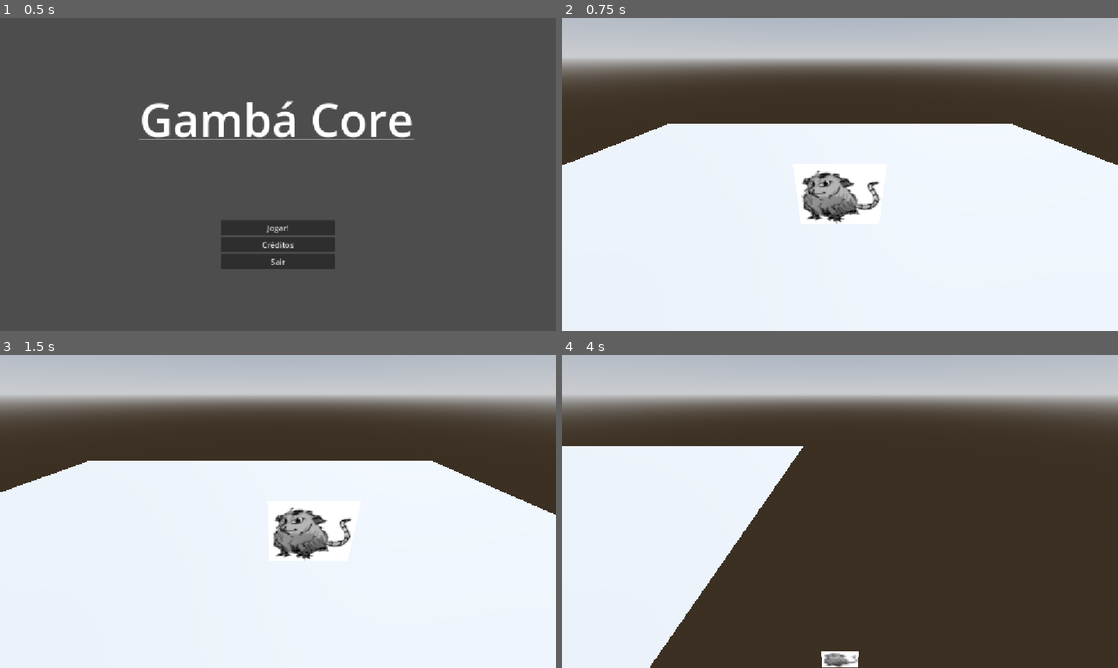
Above: before the commit, frames 1-4 (two rows, left to right).
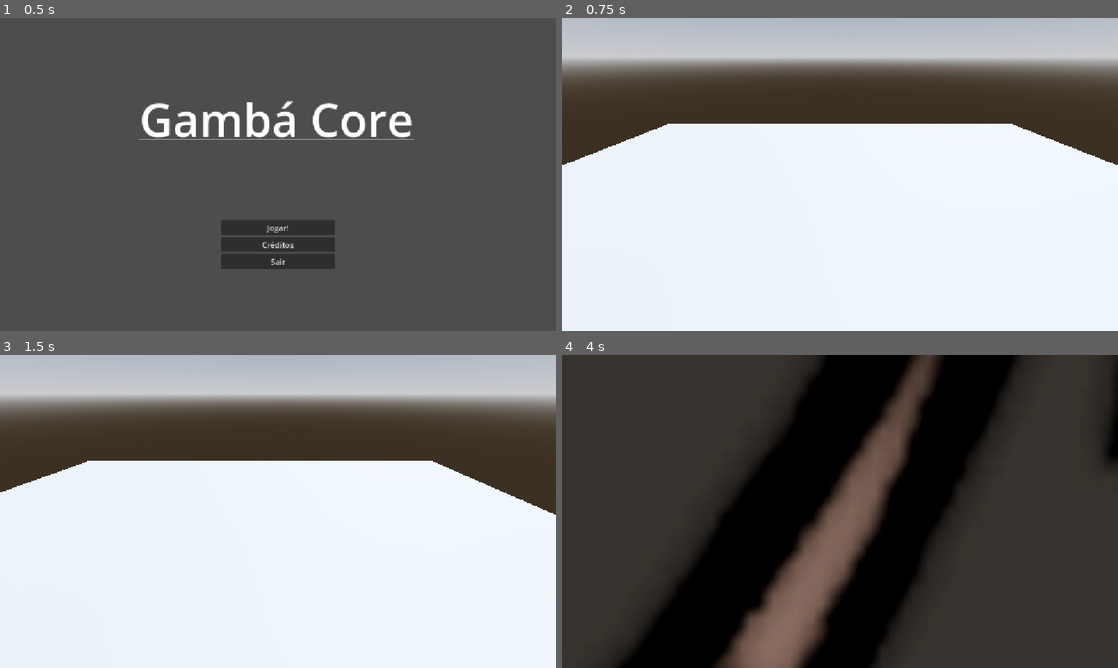
Above: after the commit, the same moments.

Repository: sam-cavalheiro/felpojam-2026
Game: Godot game, scene res://Nodes/Scenes/title_menu_scene.tscn
Same seed, same stepped clock (60 frames per second), same inputs: the game is played once before the commit and once after it.
Inputs:
- Up to frame 1 (0.5 s): no input
- Up to frame 2 (0.75 s): click "Jogar!" at 0.5 s
- Up to frame 3 (1.5 s): tap Enter (ui_accept) at 1.25 s; hold Right (move_right) from 1.28 s (still down)
- Up to frame 4 (4 s): tap Enter (ui_accept) at 1.52, 2.27, 3.77 s; release Right (move_right) at 2.03 s; hold Down (move_down) 2.03-2.78 s; hold Right (move_right) 2.78-3.53 s; hold Up (move_up) from 3.53 s (still down)

Frame 1 is identical in both runs. In frame 2, 1.4% of the frame differs, in the area x 43-58%, y 48-66%; in frame 3, 1.4%; in frame 4, 69%, in the area x 0-100%, y 0-100%.

Commit message:
Adiciona e implementa animação idle e run do gambá

Diff:
--- a/Nodes/player.tscn
+++ b/Nodes/player.tscn
@@ -1,20 +1,22 @@
 [gd_scene format=3 uid="uid://bd8ef6jr5wmvs"]
 
-[ext_resource type="Texture2D" uid="uid://6r654wdcwqk" path="res://Images/gamba_placeholder.jpg" id="1_aoxlc"]
 [ext_resource type="Script" uid="uid://c1ukagcm7l4vb" path="res://Scripts/player.gd" id="1_qlfej"]
+[ext_resource type="SpriteFrames" uid="uid://bp1bgtx56v04v" path="res://SpriteFrames/gamba_sprite_frames.tres" id="3_pie2b"]
 
-[sub_resource type="CapsuleShape3D" id="CapsuleShape3D_aoxlc"]
-radius = 0.24304199
-height = 0.48608398
+[sub_resource type="SphereShape3D" id="SphereShape3D_pie2b"]
+radius = 3.5771585
 
 [node name="Player" type="CharacterBody3D" unique_id=1625356180]
+transform = Transform3D(0.111, 0, 0, 0, 0.111, 0, 0, 0, 0.111, 0, 0, 0)
 script = ExtResource("1_qlfej")
 speed = 2.5
 
-[node name="Sprite3D" type="Sprite3D" parent="." unique_id=1658264212]
-transform = Transform3D(0.11097625, 0, 0, 0, 0.11097625, 0, 0, 0, 0.11097625, 0, 0, 0)
-texture = ExtResource("1_aoxlc")
+[node name="CollisionShape3D" type="CollisionShape3D" parent="." unique_id=1633106118]
+transform = Transform3D(1, 0, 0, 0, 1, 0, 0, 0, 1, 0, 0.48934954, 0)
+shape = SubResource("SphereShape3D_pie2b")
 
-[node name="CollisionShape3D" type="CollisionShape3D" parent="." unique_id=1633106118]
-transform = Transform3D(1, 0, 0, 0, 1, 0, 0, 0, 1, 0, -0.024923027, 0)
-shape = SubResource("CapsuleShape3D_aoxlc")
+[node name="AnimatedSprite3D" type="AnimatedSprite3D" parent="." unique_id=1860530507]
+billboard = 1
+sprite_frames = ExtResource("3_pie2b")
+animation = &"idle"
+autoplay = "idle"
--- a/Scripts/player.gd
+++ b/Scripts/player.gd
@@ -3,6 +3,8 @@
 
 @export var speed :float = 5.0
 #@export var jump_velocity :float = 4.5
+
+@onready var animated_sprite := $AnimatedSprite3D
 
 
 func _physics_process(delta: float) -> void:
@@ -19,9 +21,13 @@
 	var input_dir := Input.get_vector("move_left", "move_right", "move_up", "move_down")
 	var direction := (transform.basis * Vector3(input_dir.x, 0, input_dir.y)).normalized()
 	if direction:
+		animated_sprite.play("run")
+		if direction.x:
+			animated_sprite.flip_h = direction.x < 0
 		velocity.x = direction.x * speed
 		velocity.z = direction.z * speed
 	else:
+		animated_sprite.play("idle")
 		velocity.x = move_toward(velocity.x, 0, speed)
 		velocity.z = move_toward(velocity.z, 0, speed)
 
--- /dev/null
+++ b/SpriteFrames/gamba_sprite_frames.tres
@@ -0,0 +1,58 @@
+[gd_resource type="SpriteFrames" format=3 uid="uid://bp1bgtx56v04v"]
+
+[ext_resource type="Texture2D" uid="uid://dxinvt1s6yo1k" path="res://Images/Animations/gamba_anim_idle_0.png" id="2_vo2hi"]
+[ext_resource type="Texture2D" uid="uid://ye617oniyw5y" path="res://Images/Animations/gamba_anim_idle_1.png" id="3_4rb82"]
+[ext_resource type="Texture2D" uid="uid://ur0u40bi50r4" path="res://Images/Animations/gamba_anim_idle_2.png" id="4_dqtu5"]
+[ext_resource type="Texture2D" uid="uid://bxq2ixmacsj6h" path="res://Images/Animations/gamba_anim_idle_3.png" id="5_aidxq"]
+[ext_resource type="Texture2D" uid="uid://cdjo2wn0qkvu6" path="res://Images/Animations/gamba_anim_run_0.png" id="6_aidxq"]
+[ext_resource type="Texture2D" uid="uid://b8f7jbll3lxvu" path="res://Images/Animations/gamba_anim_idle_4.png" id="6_mjjgh"]
+[ext_resource type="Texture2D" uid="uid://cimldpd0b0fgc" path="res://Images/Animations/gamba_anim_run_1.png" id="7_mjjgh"]
+[ext_resource type="Texture2D" uid="uid://cclsf2jce4ixk" path="res://Images/Animations/gamba_anim_run_2.png" id="8_7ndvo"]
+[ext_resource type="Texture2D" uid="uid://51ieg3djated" path="res://Images/Animations/gamba_anim_run_3.png" id="9_5sy17"]
+[ext_resource type="Texture2D" uid="uid://b2km2ddjadgba" path="res://Images/Animations/gamba_anim_run_4.png" id="10_ohkeg"]
+
+[resource]
+animations = [{
+"frames": [{
+"duration": 1.0,
+"texture": ExtResource("2_vo2hi")
+}, {
+"duration": 1.0,
+"texture": ExtResource("3_4rb82")
+}, {
+"duration": 1.0,
+"texture": ExtResource("4_dqtu5")
+}, {
+"duration": 1.0,
+"texture": ExtResource("5_aidxq")
+}, {
+"duration": 1.0,
+"texture": ExtResource("6_mjjgh")
+}, {
+"duration": 3.0,
+"texture": ExtResource("2_vo2hi")
+}],
+"loop": true,
+"name": &"idle",
+"speed": 8.0
+}, {
+"frames": [{
+"duration": 1.0,
+"texture": ExtResource("6_aidxq")
+}, {
+"duration": 1.0,
+"texture": ExtResource("7_mjjgh")
+}, {
+"duration": 1.0,
+"texture": ExtResource("8_7ndvo")
+}, {
+"duration": 1.0,
+"texture": ExtResource("9_5sy17")
+}, {
+"duration": 1.0,
+"texture": ExtResource("10_ohkeg")
+}],
+"loop": true,
+"name": &"run",
+"speed": 12.0
+}]
Binary file added: Images/Animations/gamba_anim_idle_0.png
Not shown, added: Images/Animations/gamba_anim_idle_0.png.import
Binary file added: Images/Animations/gamba_anim_idle_1.png
Not shown, added: Images/Animations/gamba_anim_idle_1.png.import
Binary file added: Images/Animations/gamba_anim_idle_2.png
Not shown, added: Images/Animations/gamba_anim_idle_2.png.import
Binary file added: Images/Animations/gamba_anim_idle_3.png
Not shown, added: Images/Animations/gamba_anim_idle_3.png.import
Binary file added: Images/Animations/gamba_anim_idle_4.png
Not shown, added: Images/Animations/gamba_anim_idle_4.png.import
Binary file added: Images/Animations/gamba_anim_run_0.png
Not shown, added: Images/Animations/gamba_anim_run_0.png.import
(and 8 more such lines)
